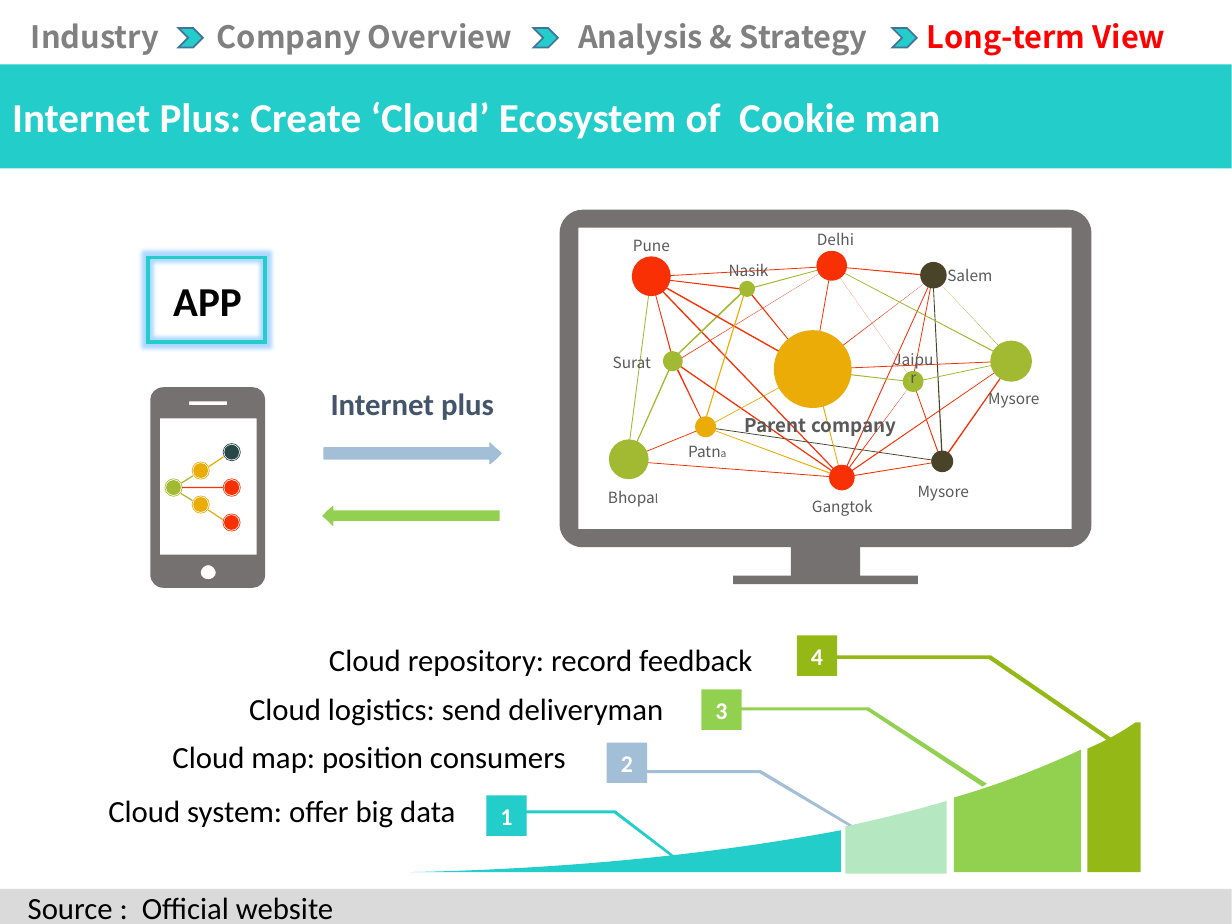
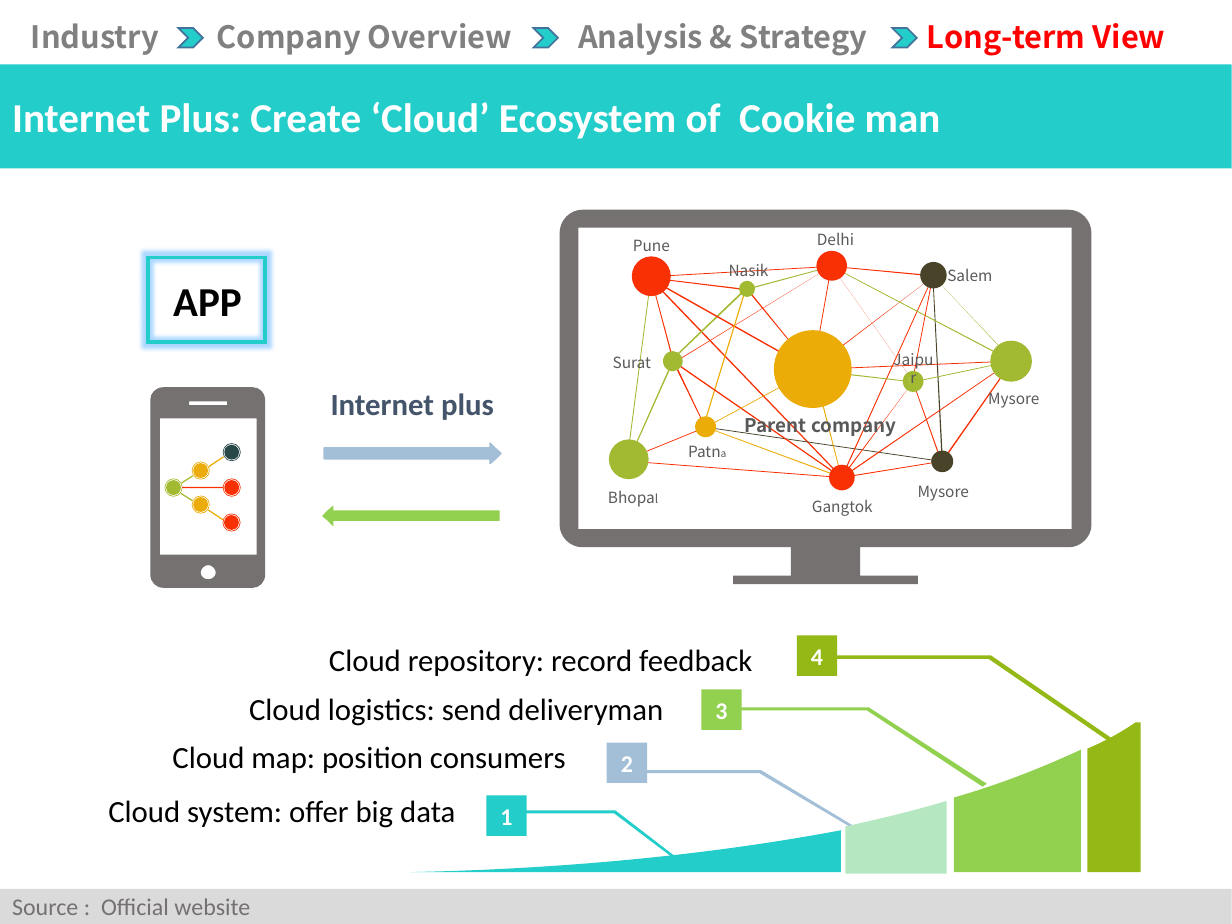
Before and after one commit to CHENXI-s1874351/-, a slide deck: slide 20 of 毕马威竞赛成果展示.pptx. Drawn at 1232x924 pixels with LibreOffice and Linux fonts; fonts in the diff are those of the drawing. Boxes give left, top, right and bottom in pixels: in the first picture for what was removed or moved away, otherwise in the second. Text is boxed around its words. In the diff, an @@ line names an element or a change of style, - is before the commit and + after.

Commit message:
Add files via upload
add

```diff
--- a/毕马威竞赛成果展示.pptx
+++ b/毕马威竞赛成果展示.pptx
@@ text "Source : Official website": place and size @@
-text "Source : Official website" at (28,897,333,920)
+text "Source : Official website" at (12,898,250,915)
@@ text "Source : Official website" at (12,898,250,915): size 18 to 14 pt, text colour #000000 to #767171 @@
```
Also in this commit, not shown: 5 other slides changed.
